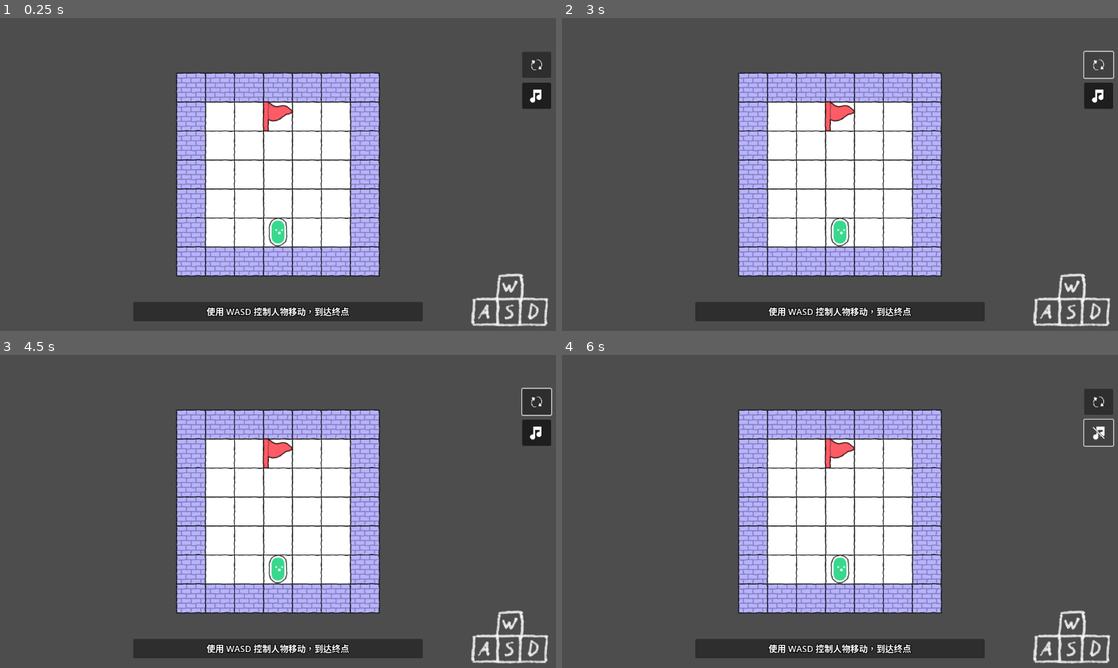
Above: before the commit, frames 1-4 (two rows, left to right).
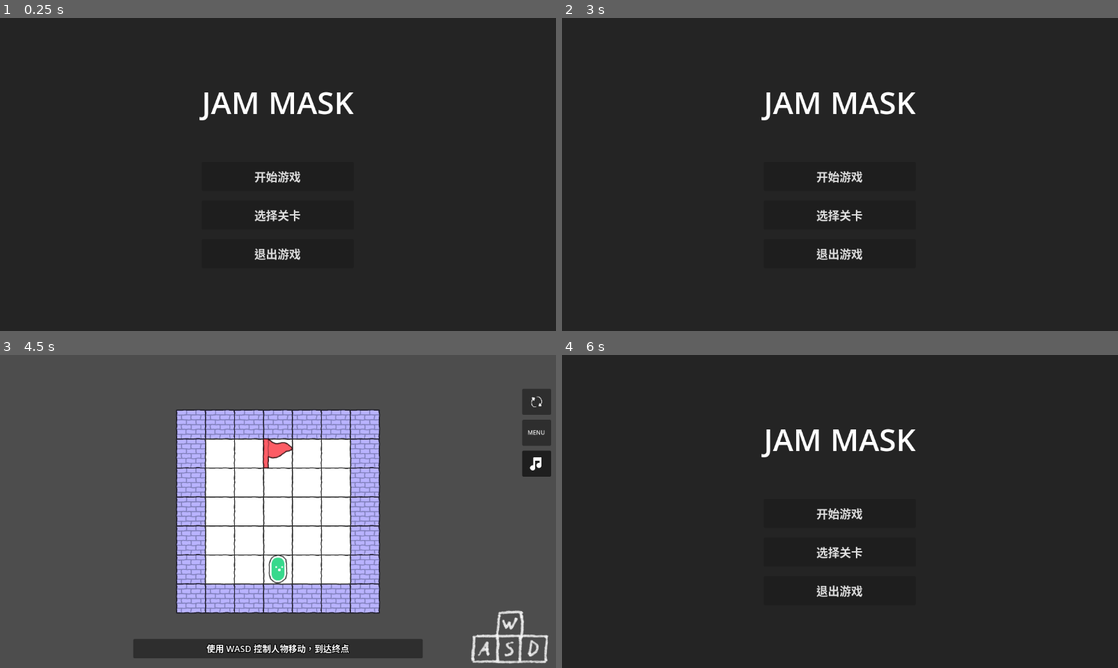
Above: after the commit, the same moments.

Repository: 494311870/jam-mask
Game: Godot game, scene res://scenes/main_menu.tscn
The game is run twice, just before and just after one commit, with the same random seed, the same clock (stepped at 60 frames per second) and the same inputs. Before the commit the project starts from res://scenes/main.tscn.
Inputs (mouse positions are in pixels of both pictures, inside the frame that each line leads up to):
- Up to frame 1 (0.25 s): no input
- Up to frame 2 (3 s): click (1101, 64) at 0.52 s; click (840, 215) at 1.25 s, where only the run after the commit has a clickable "选择关卡"; click (840, 293) at 2 s, where only the run after the commit has a clickable "返回主菜单"; click (1101, 64) at 2.77 s
- Up to frame 3 (4.5 s): click (539, 401) at 3.52 s; click (278, 514) at 4.25 s, where only the run after the commit has a clickable "开始游戏"
- Up to frame 4 (6 s): click (1101, 401) at 5 s; click (1101, 433) at 5.75 s, where only the run after the commit has a clickable "MENU"

The runs differ from the first frame. In frame 1, 95% of the frame differs, in the area x 0-100%, y 0-100%; in frame 2, 95%; in frame 3, 0.6%; in frame 4, 95%.

Commit message:
feat: 关卡选择界面和主界面

Diff:
--- a/project.godot
+++ b/project.godot
@@ -11,9 +11,13 @@
 [application]
 
 config/name="jam-mask"
-run/main_scene="uid://dvk3jg56dxbmp"
+run/main_scene="res://scenes/main_menu.tscn"
 config/features=PackedStringArray("4.5", "Forward Plus")
 config/icon="res://icon.svg"
+
+[autoload]
+
+GameManager="*res://scripts/game_manager.gd"
 
 [display]
 
--- /dev/null
+++ b/scenes/level_selection.gd
@@ -0,0 +1,34 @@
+extends CanvasLayer
+
+signal level_selected(level_index: int)
+signal back_pressed
+
+@onready var grid_container: GridContainer = %GridContainer
+@onready var btn_back: Button = %BtnBack
+
+func _ready() -> void:
+	btn_back.pressed.connect(func(): back_pressed.emit())
+
+func setup_levels(level_paths: Array[String]) -> void:
+	# 清理旧按钮
+	for child in grid_container.get_children():
+		child.queue_free()
+
+	# 为每个关卡创建按钮
+	for i in range(level_paths.size()):
+		var btn = Button.new()
+		var path = level_paths[i]
+		var level_name = path.get_file().get_basename().replace("level_", "")
+
+		btn.text = level_name
+		btn.custom_minimum_size = Vector2(80, 80)
+		btn.set("theme_override_font_sizes/font_size", 24)
+
+		btn.pressed.connect(func(): level_selected.emit(i))
+		grid_container.add_child(btn)
+
+func show_selection() -> void:
+	show()
+
+func hide_selection() -> void:
+	hide()
--- /dev/null
+++ b/scenes/level_selection.tscn
@@ -0,0 +1,59 @@
+[gd_scene load_steps=2 format=3 uid="uid://b8y7v8u8q4b6v"]
+
+[ext_resource type="Script" path="res://scenes/level_selection.gd" id="1_levels"]
+
+[node name="LevelSelection" type="CanvasLayer"]
+script = ExtResource("1_levels")
+
+[node name="ColorRect" type="ColorRect" parent="."]
+anchors_preset = 15
+anchor_right = 1.0
+anchor_bottom = 1.0
+grow_horizontal = 2
+grow_vertical = 2
+color = Color(0.12549, 0.12549, 0.12549, 0.901961)
+
+[node name="MarginContainer" type="MarginContainer" parent="."]
+anchors_preset = 15
+anchor_right = 1.0
+anchor_bottom = 1.0
+grow_horizontal = 2
+grow_vertical = 2
+theme_override_constants/margin_left = 50
+theme_override_constants/margin_top = 50
+theme_override_constants/margin_right = 50
+theme_override_constants/margin_bottom = 50
+
+[node name="VBoxContainer" type="VBoxContainer" parent="MarginContainer"]
+layout_mode = 2
+theme_override_constants/separation = 30
+
+[node name="Title" type="Label" parent="MarginContainer/VBoxContainer"]
+layout_mode = 2
+theme_override_font_sizes/font_size = 48
+text = "选择关卡"
+horizontal_alignment = 1
+
+[node name="ScrollContainer" type="ScrollContainer" parent="MarginContainer/VBoxContainer"]
+layout_mode = 2
+size_flags_vertical = 3
+
+[node name="CenterContainer" type="CenterContainer" parent="MarginContainer/VBoxContainer/ScrollContainer"]
+layout_mode = 2
+size_flags_horizontal = 3
+size_flags_vertical = 3
+
+[node name="GridContainer" type="GridContainer" parent="MarginContainer/VBoxContainer/ScrollContainer/CenterContainer"]
+unique_name_in_owner = true
+layout_mode = 2
+theme_override_constants/h_separation = 20
+theme_override_constants/v_separation = 20
+columns = 5
+
+[node name="BtnBack" type="Button" parent="MarginContainer/VBoxContainer"]
+unique_name_in_owner = true
+custom_minimum_size = Vector2(200, 60)
+layout_mode = 2
+size_flags_horizontal = 4
+theme_override_font_sizes/font_size = 24
+text = "返回主菜单"
--- a/scenes/main.gd
+++ b/scenes/main.gd
@@ -8,7 +8,6 @@
 @onready var viewfinder_system: ViewfinderSystem = $ViewfinderSystem
 @onready var main_ui: MainUI = $MainUI
 
-var level_paths: Array[String] = []
 var current_level_index: int = -1
 var current_level_path: String = ""
 
@@ -16,61 +15,42 @@
 	# 注册到组，方便 Player 调用
 	add_to_group("game_manager")
 
-	# 扫描关卡目录
-	_scan_levels()
-
 	# 如果在编辑器调试且设置了调试关卡，优先加载
 	if OS.is_debug_build() and debug_level:
 		load_level(debug_level.resource_path)
 		return
 
-	# 加载第一关
-	if level_paths.size() > 0:
-		load_level_by_index(0)
+	# 从全局管理器获取关卡路径
+	var level_path = GameManager.get_current_level_path()
+	if level_path != "":
+		current_level_index = GameManager.current_level_index
+		load_level(level_path)
 	else:
-		push_warning("没有找到任何关卡文件！")
+		push_warning("没有找到要加载的关卡，返回主菜单")
+		show_main_menu()
 
-## 扫描关卡目录
-func _scan_levels() -> void:
-	level_paths.clear()
-	var levels = ResourceUtility.list_files("res://content/levels/")
-	for path in levels:
-		if path.ends_with(".tscn") and not path.contains("_template"):
-			level_paths.append(path)
-
-	# 对关卡名称进行排序
-	level_paths.sort()
+func show_main_menu() -> void:
+	GameManager.back_to_menu()
 
 ## 进入下一关
 func next_level() -> void:
-	var next_index = (current_level_index + 1) % level_paths.size()
-	load_level_by_index(next_index)
+	var next_index = (current_level_index + 1) % GameManager.level_paths.size()
+	current_level_index = next_index
+	GameManager.current_level_index = next_index
+	load_level(GameManager.level_paths[next_index])
 
 ## 重启当前关卡
 func restart_level() -> void:
 	print("[Main] 重启当前关卡: ", current_level_path)
 	if current_level_path != "":
 		load_level(current_level_path)
-	elif current_level_index != -1:
-		load_level_by_index(current_level_index)
-
-## 按索引加载关卡
-func load_level_by_index(index: int) -> void:
-	if index < 0 or index >= level_paths.size():
-		return
-
-	current_level_index = index
-	load_level(level_paths[index])
 
 ## 动态加载关卡
 func load_level(level_path: String) -> void:
 	print("[Main] 加载关卡: ", level_path)
 	current_level_path = level_path
 
-	# 清理当前关卡并重置容器位置
-	current_level_container.position = Vector2.ZERO
-	for child in current_level_container.get_children():
-		child.queue_free()
+	_clear_current_level()
 
 	# 加载新关卡
 	var level_scene = load(level_path)
@@ -86,6 +66,11 @@
 
 	# 居中显示关卡
 	call_deferred("center_level")
+
+func _clear_current_level() -> void:
+	current_level_container.position = Vector2.ZERO
+	for child in current_level_container.get_children():
+		child.queue_free()
 
 ## 居中显示当前关卡
 func center_level() -> void:
--- a/scenes/main.tscn
+++ b/scenes/main.tscn
@@ -7,6 +7,8 @@
 [ext_resource type="Script" uid="uid://dqhtv8otmp3dc" path="res://scenes/main_ui.gd" id="6_main_ui"]
 [ext_resource type="Texture2D" uid="uid://bwhskl0nr5eqt" path="res://art/ui/DoubleCircleArrows1.png" id="7_restart_icon"]
 [ext_resource type="Texture2D" uid="uid://bfd3yfqef0wpd" path="res://art/ui/Music-On.png" id="8_music_on"]
+[ext_resource type="PackedScene" uid="uid://c6y7v8u8q4b6v" path="res://scenes/main_menu.tscn" id="9_menu"]
+[ext_resource type="PackedScene" uid="uid://b8y7v8u8q4b6v" path="res://scenes/level_selection.tscn" id="10_levels"]
 
 [node name="Main" type="Node2D"]
 script = ExtResource("1_main")
@@ -77,6 +79,13 @@
 expand_mode = 1
 stretch_mode = 5
 
+[node name="BtnMenu" type="Button" parent="MainUI/VBoxContainer"]
+unique_name_in_owner = true
+custom_minimum_size = Vector2(54, 54)
+layout_mode = 2
+theme_override_font_sizes/font_size = 12
+text = "MENU"
+
 [node name="BtnAudio" type="Button" parent="MainUI/VBoxContainer"]
 unique_name_in_owner = true
 custom_minimum_size = Vector2(54, 54)
--- /dev/null
+++ b/scenes/main_menu.gd
@@ -0,0 +1,34 @@
+extends CanvasLayer
+
+signal play_pressed
+signal level_selection_pressed
+signal quit_pressed
+
+@onready var btn_play: Button = %BtnPlay
+@onready var btn_levels: Button = %BtnLevels
+@onready var btn_quit: Button = %BtnQuit
+
+@onready var level_selection: CanvasLayer = $LevelSelection
+
+func _ready() -> void:
+	btn_play.pressed.connect(_on_play_pressed)
+	btn_levels.pressed.connect(_on_levels_pressed)
+	btn_quit.pressed.connect(func(): get_tree().quit())
+
+	if level_selection:
+		level_selection.level_selected.connect(_on_level_selected)
+		level_selection.back_pressed.connect(_on_back_to_menu)
+		level_selection.setup_levels(GameManager.level_paths)
+		level_selection.hide()
+
+func _on_play_pressed() -> void:
+	GameManager.start_game(0)
+
+func _on_levels_pressed() -> void:
+	level_selection.show()
+
+func _on_level_selected(index: int) -> void:
+	GameManager.start_game(index)
+
+func _on_back_to_menu() -> void:
+	level_selection.hide()
--- /dev/null
+++ b/scenes/main_menu.tscn
@@ -0,0 +1,61 @@
+[gd_scene load_steps=3 format=3 uid="uid://c6y7v8u8q4b6v"]
+
+[ext_resource type="Script" path="res://scenes/main_menu.gd" id="1_menu"]
+[ext_resource type="PackedScene" uid="uid://b8y7v8u8q4b6v" path="res://scenes/level_selection.tscn" id="2_levels"]
+
+[node name="MainMenu" type="CanvasLayer"]
+script = ExtResource("1_menu")
+
+[node name="ColorRect" type="ColorRect" parent="."]
+anchors_preset = 15
+anchor_right = 1.0
+anchor_bottom = 1.0
+grow_horizontal = 2
+grow_vertical = 2
+color = Color(0.12549, 0.12549, 0.12549, 0.901961)
+
+[node name="CenterContainer" type="CenterContainer" parent="."]
+anchors_preset = 15
+anchor_right = 1.0
+anchor_bottom = 1.0
+grow_horizontal = 2
+grow_vertical = 2
+
+[node name="VBoxContainer" type="VBoxContainer" parent="CenterContainer"]
+custom_minimum_size = Vector2(300, 0)
+layout_mode = 2
+theme_override_constants/separation = 20
+
+[node name="Title" type="Label" parent="CenterContainer/VBoxContainer"]
+layout_mode = 2
+theme_override_font_sizes/font_size = 64
+text = "JAM MASK"
+horizontal_alignment = 1
+
+[node name="Spacer" type="Control" parent="CenterContainer/VBoxContainer"]
+custom_minimum_size = Vector2(0, 40)
+layout_mode = 2
+
+[node name="BtnPlay" type="Button" parent="CenterContainer/VBoxContainer"]
+unique_name_in_owner = true
+custom_minimum_size = Vector2(0, 60)
+layout_mode = 2
+theme_override_font_sizes/font_size = 24
+text = "开始游戏"
+
+[node name="BtnLevels" type="Button" parent="CenterContainer/VBoxContainer"]
+unique_name_in_owner = true
+custom_minimum_size = Vector2(0, 60)
+layout_mode = 2
+theme_override_font_sizes/font_size = 24
+text = "选择关卡"
+
+[node name="BtnQuit" type="Button" parent="CenterContainer/VBoxContainer"]
+unique_name_in_owner = true
+custom_minimum_size = Vector2(0, 60)
+layout_mode = 2
+theme_override_font_sizes/font_size = 24
+text = "退出游戏"
+
+[node name="LevelSelection" parent="." instance=ExtResource("2_levels")]
+visible = false
--- a/scenes/main_ui.gd
+++ b/scenes/main_ui.gd
@@ -5,12 +5,15 @@
 const ICON_MUSIC_OFF = preload("res://art/ui/Music-Off.png")
 
 @onready var btn_restart: Button = %BtnRestart
+@onready var btn_menu: Button = %BtnMenu
 @onready var btn_audio: Button = %BtnAudio
 @onready var music_icon: TextureRect = %MusicIcon
 @onready var label_hint: Label = %LabelHint
 
 func _ready() -> void:
 	btn_restart.pressed.connect(_on_btn_restart_pressed)
+	if btn_menu:
+		btn_menu.pressed.connect(_on_btn_menu_pressed)
 	btn_audio.toggled.connect(_on_btn_audio_toggled)
 
 	# 初始化按钮状态
@@ -20,6 +23,11 @@
 	var main = get_tree().get_first_node_in_group("game_manager")
 	if main and main.has_method("restart_level"):
 		main.restart_level()
+
+func _on_btn_menu_pressed() -> void:
+	var main = get_tree().get_first_node_in_group("game_manager")
+	if main and main.has_method("show_main_menu"):
+		main.show_main_menu()
 
 func _on_btn_audio_toggled(is_on: bool) -> void:
 	var main = get_tree().get_first_node_in_group("game_manager")
--- /dev/null
+++ b/scripts/game_manager.gd
@@ -0,0 +1,33 @@
+extends Node
+
+## 全局游戏管理器，负责关卡数据检索和跨场景状态管理
+
+var level_paths: Array[String] = []
+var current_level_index: int = -1
+
+func _ready() -> void:
+	_scan_levels()
+
+## 扫描关卡目录
+func _scan_levels() -> void:
+	level_paths.clear()
+	# 假设 ResourceUtility 是静态工具类，如果不是则使用 DirAccess
+	var levels = ResourceUtility.list_files("res://content/levels/")
+	for path in levels:
+		if path.ends_with(".tscn") and not path.contains("_template"):
+			level_paths.append(path)
+
+	# 对关卡名称进行排序
+	level_paths.sort()
+
+func start_game(index: int = 0) -> void:
+	current_level_index = index
+	get_tree().change_scene_to_file("res://scenes/main.tscn")
+
+func back_to_menu() -> void:
+	get_tree().change_scene_to_file("res://scenes/main_menu.tscn")
+
+func get_current_level_path() -> String:
+	if current_level_index >= 0 and current_level_index < level_paths.size():
+		return level_paths[current_level_index]
+	return ""
Not shown, added: art/ui/play.png.import
Not shown, added: scenes/level_selection.gd.uid
Not shown: 1 places in scenes/main.tscn that only renumber resources
Not shown, added: scenes/main_menu.gd.uid
Not shown, added: scripts/game_manager.gd.uid
